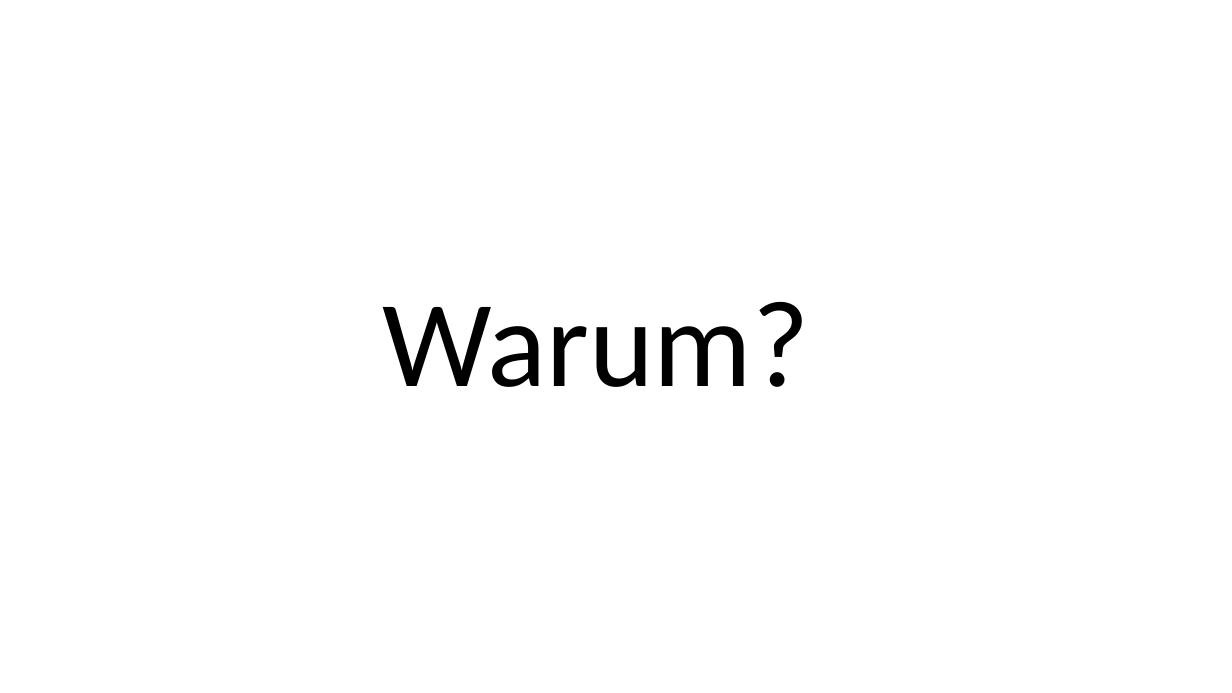
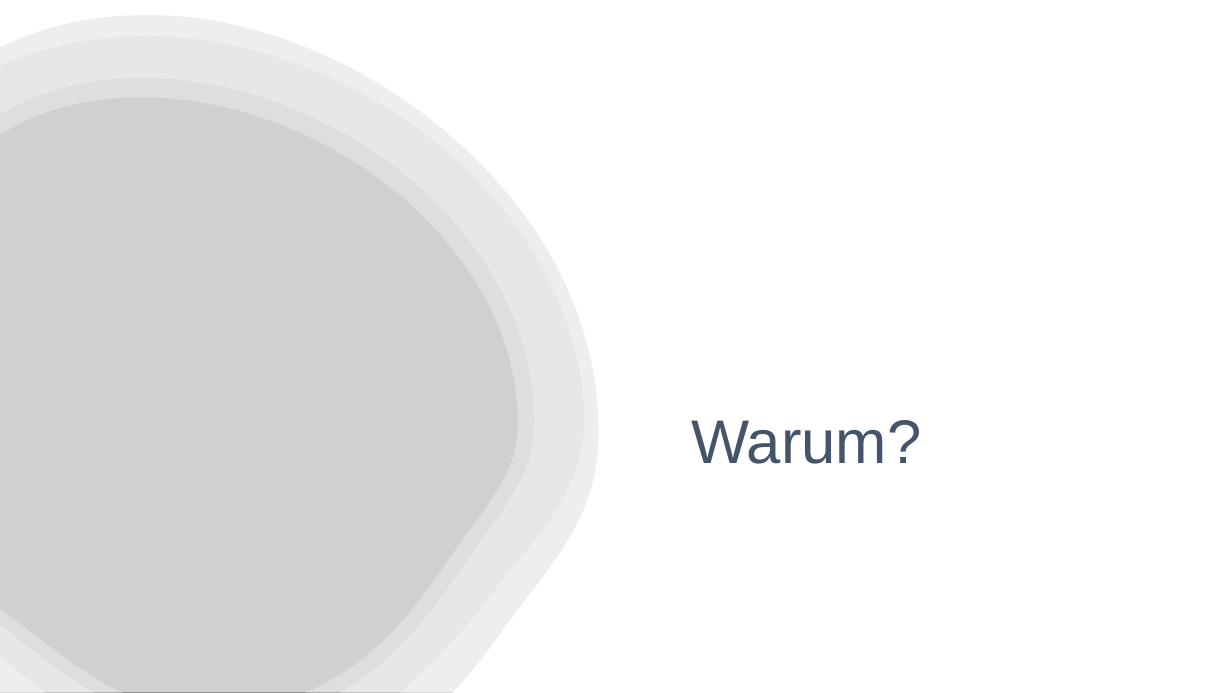
Before and after one commit to htl-leo-itp-2325-4-5AHITM/jungle-book, a slide deck: slide 2 of Presentation/JungelbookPresentation.pptx. Drawn at 1232x693 pixels with LibreOffice and Linux fonts; fonts in the diff are those of the drawing; grey boxes stand for pictures. Boxes give left, top, right and bottom in pixels: in the first picture for what was removed or moved away, otherwise in the second. Text is boxed around its words. In the diff, an @@ line names an element or a change of style, - is before the commit and + after.

Commit message:
chenge the presentation design

```diff
--- a/Presentation/JungelbookPresentation.pptx
+++ b/Presentation/JungelbookPresentation.pptx
@@ picture added at bbox=[0, 0, 649, 693] @@
@@ group added at bbox=[0, 0, 649, 693]: 5 freeform shapes @@
@@ title "Warum?": place and size @@
-title "Warum?" at bbox=[382, 302, 809, 387]
+title "Warum?" at bbox=[691, 420, 921, 464]
@@ title "Warum?" at bbox=[691, 420, 921, 464]: size 96 to 48 pt, font Calibri to Arial, text colour #000000 to #44546A; vertical alignment middle to top @@
```
Also in this commit, not shown: 5 other slides changed.
